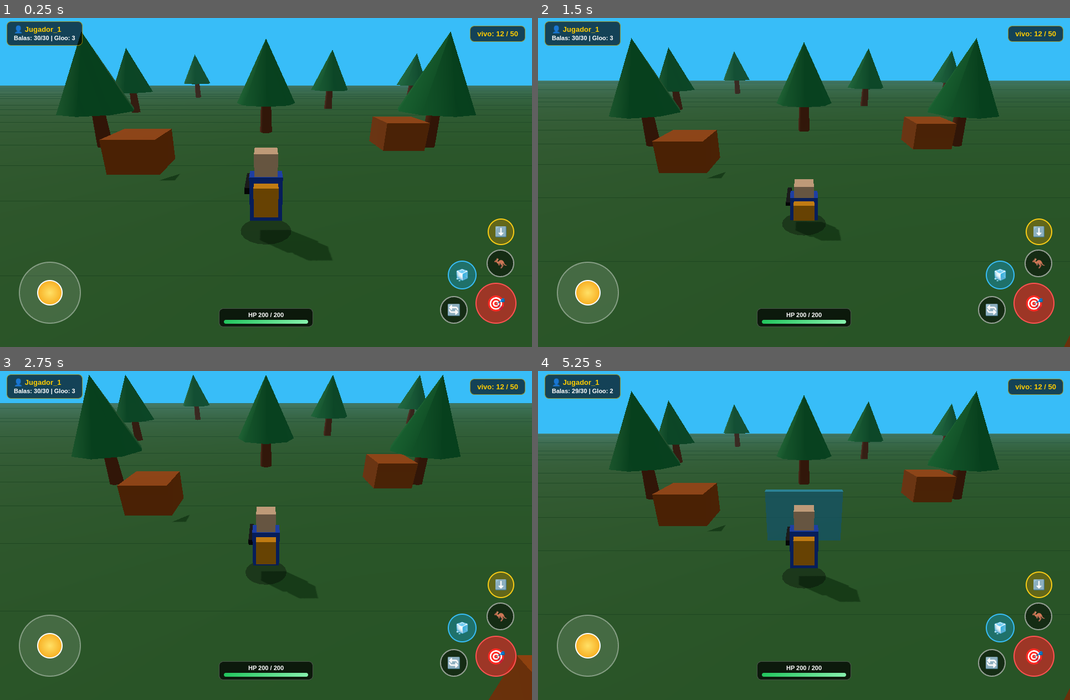
Above: before the commit, frames 1-4 (two rows, left to right).
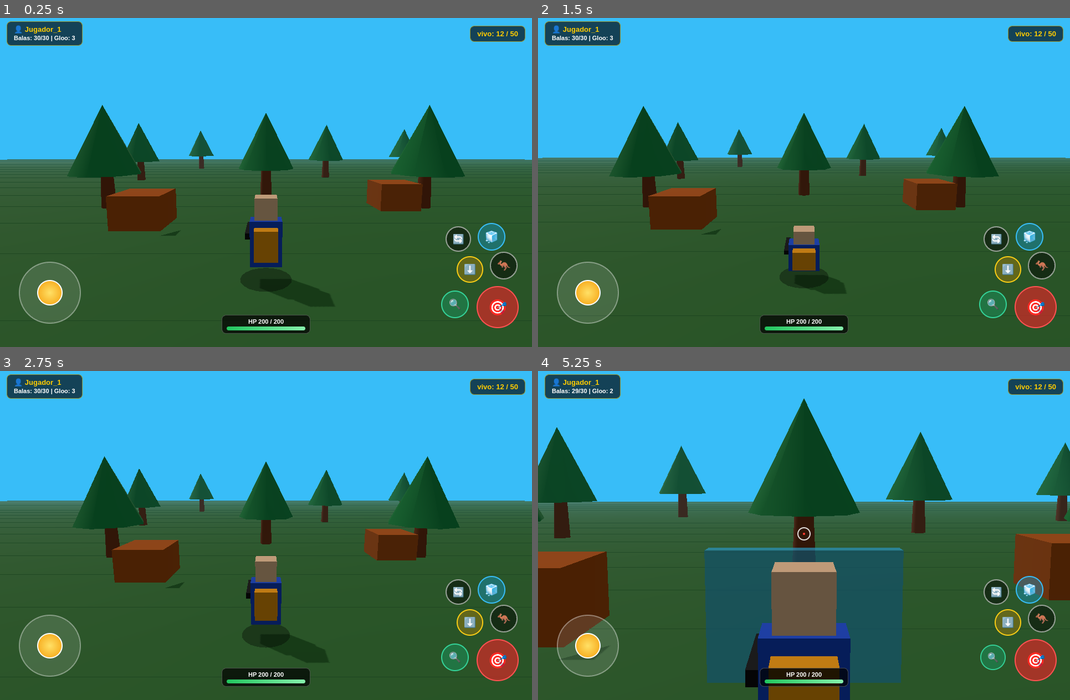
Above: after the commit, the same moments.

Repository: delvisvillalba5-cell/juego-servidor
Game: browser game, page index.html
Two runs of this game, one before a commit and one after it. Both use one fixed random seed, a clock stepped at 60 frames per second and the inputs below.
Inputs (mouse positions are in pixels of both pictures, inside the frame that each line leads up to):
- Up to frame 1 (0.25 s): no input
- Up to frame 2 (1.5 s): click (804, 179) at 0.27 s; click (804, 215) at 1.07 s; click "⬇️" at 1.27 s
- Up to frame 3 (2.75 s): click (159, 499) at 1.67 s; click "🦘" at 1.87 s; click (47, 647) at 2.02 s; press the mouse at (372, 482) at 2.27 s; release the mouse at (266, 466) at 2.4 s; click (383, 532) at 2.47 s
- Up to frame 4 (5.25 s): click (883, 601) at 2.87 s; click "🎯" at 3.07 s; click (671, 617) at 3.47 s; click "🔄" at 3.67 s; press the mouse at (804, 466) at 4.07 s; release the mouse at (750, 650) at 4.2 s; click "🧊" at 4.27 s; click "🔄" (after the commit: "🔍") at 4.52 s; click (963, 551) at 4.67 s; click "🎯" at 4.87 s

The runs differ from the first frame. In frame 1, 39% of the frame differs, in the area x 0-100%, y 4-96%; in frame 2, 37%; in frame 3, 45%; in frame 4, 51%, in the area x 0-100%, y 6-100%.

Commit message:
Actualizar index.html

Diff:
--- a/index.html
+++ b/index.html
@@ -30,6 +30,31 @@
             width: 100%;
             height: 100%;
         }
+        /* Retícula central (activa al apuntar) */
+        #crosshair {
+            position: absolute;
+            top: 50%;
+            left: 50%;
+            width: 24px;
+            height: 24px;
+            transform: translate(-50%, -50%);
+            border: 2px solid rgba(255, 255, 255, 0.85);
+            border-radius: 50%;
+            pointer-events: none;
+            z-index: 6;
+            display: none;
+        }
+        #crosshair::after {
+            content: '';
+            position: absolute;
+            top: 50%;
+            left: 50%;
+            width: 4px;
+            height: 4px;
+            background: #ff3b30;
+            border-radius: 50%;
+            transform: translate(-50%, -50%);
+        }
         /* HUD Superior */
         #hud-top {
             position: absolute;
@@ -54,10 +79,10 @@
         /* Barra de vida */
         #hud-hp {
             position: absolute;
-            bottom: 36px;
+            bottom: 24px;
             left: 50%;
             transform: translateX(-50%);
-            width: 170px;
+            width: 160px;
             background: rgba(0, 0, 0, 0.7);
             border: 1px solid rgba(255, 255, 255, 0.25);
             border-radius: 8px;
@@ -82,20 +107,31 @@
             height: 100%;
             background: linear-gradient(90deg, #22c55e, #86efac);
         }
-        /* Controles táctiles */
+        /* Capa de controles */
         .controls-layer {
             position: absolute;
             inset: 0;
             pointer-events: none;
             z-index: 5;
         }
+        /* Zona táctil derecha para girar cámara y apuntar */
+        #aim-zone {
+            position: absolute;
+            top: 0;
+            right: 0;
+            width: 55%;
+            height: 100%;
+            pointer-events: auto;
+            touch-action: none;
+            z-index: 4;
+        }
         .touch-btn {
             position: absolute;
             background: rgba(0, 0, 0, 0.48);
             border: 2px solid rgba(255, 255, 255, 0.55);
             border-radius: 50%;
-            width: 54px;
-            height: 54px;
+            width: 52px;
+            height: 52px;
             display: flex;
             align-items: center;
             justify-content: center;
@@ -103,49 +139,63 @@
             font-size: 20px;
             pointer-events: auto;
             touch-action: none;
-        }
-        .touch-btn:active {
-            transform: scale(0.9);
+            z-index: 6;
+        }
+        .touch-btn:active, .touch-btn.active {
+            transform: scale(0.92);
             background: rgba(255, 204, 0, 0.35);
-        }
+            border-color: #ffcc00;
+        }
+        /* Distribución estilo Free Fire a la derecha */
         #btn-disparo {
-            bottom: 42px;
-            right: 28px;
-            background: rgba(220, 38, 38, 0.65);
+            bottom: 34px;
+            right: 24px;
+            background: rgba(220, 38, 38, 0.68);
             border-color: #ff5252;
-            width: 74px;
-            height: 74px;
+            width: 76px;
+            height: 76px;
             font-size: 28px;
         }
-        #btn-salto {
-            bottom: 126px;
-            right: 32px;
+        #btn-mira {
+            bottom: 52px;
+            right: 114px;
             width: 50px;
             height: 50px;
+            border-color: #34d399;
+            background: rgba(16, 185, 129, 0.32);
+            font-size: 18px;
+        }
+        #btn-salto {
+            bottom: 122px;
+            right: 26px;
+            width: 50px;
+            height: 50px;
         }
         #btn-agachar {
-            bottom: 184px;
-            right: 32px;
+            bottom: 116px;
+            right: 88px;
             width: 48px;
             height: 48px;
             border-color: #facc15;
             background: rgba(202, 138, 4, 0.35);
             font-size: 18px;
         }
-        #btn-recargar {
-            bottom: 42px;
-            right: 116px;
+        #btn-gloo {
+            bottom: 174px;
+            right: 48px;
             width: 50px;
             height: 50px;
-        }
-        #btn-gloo {
-            bottom: 104px;
-            right: 100px;
-            width: 52px;
-            height: 52px;
             border-color: #38bdf8;
             background: rgba(14, 165, 233, 0.35);
         }
+        #btn-recargar {
+            bottom: 172px;
+            right: 110px;
+            width: 46px;
+            height: 46px;
+            font-size: 17px;
+        }
+        /* Joystick izquierdo para caminar */
         #joystick-base {
             position: absolute;
             bottom: 42px;
@@ -160,6 +210,7 @@
             display: flex;
             align-items: center;
             justify-content: center;
+            z-index: 6;
         }
         #joystick-stick {
             width: 46px;
@@ -173,6 +224,8 @@
 </head>
 <body>
     <div id="game-container">
+        <div id="crosshair"></div>
+
         <div id="hud-top">
             <div class="player-card">
                 👤 Jugador_1<br>
@@ -187,11 +240,15 @@
         </div>
 
         <div class="controls-layer">
+            <div id="aim-zone"></div>
+
             <div id="joystick-base"><div id="joystick-stick"></div></div>
+
+            <div class="touch-btn" id="btn-recargar">🔄</div>
+            <div class="touch-btn" id="btn-gloo">🧊</div>
             <div class="touch-btn" id="btn-agachar">⬇️</div>
-            <div class="touch-btn" id="btn-gloo">🧊</div>
             <div class="touch-btn" id="btn-salto">🦘</div>
-            <div class="touch-btn" id="btn-recargar">🔄</div>
+            <div class="touch-btn" id="btn-mira">🔍</div>
             <div class="touch-btn" id="btn-disparo">🎯</div>
         </div>
     </div>
@@ -199,6 +256,7 @@
     <script src="https://unpkg.com/three@0.160.0/build/three.min.js"></script>
     <script>
         const container = document.getElementById('game-container');
+        const crosshair = document.getElementById('crosshair');
 
         const scene = new THREE.Scene();
         scene.background = new THREE.Color(0x38bdf8);
@@ -283,7 +341,7 @@
         crearCajaCobertura(10, -8);
         crearCajaCobertura(-6, -6);
 
-        // Sombra en el suelo bajo el jugador para notar mejor la altura al saltar
+        // Sombra en el suelo bajo el jugador
         const sombraJugador = new THREE.Mesh(
             new THREE.CircleGeometry(0.75, 20),
             new THREE.MeshBasicMaterial({ color: 0x000000, transparent: true, opacity: 0.35 })
@@ -324,20 +382,25 @@
         jugadorMesh.add(cuerpo, cabeza, mochila, rifle);
         scene.add(jugadorMesh);
 
-        // Estado del jugador
+        // Estado del jugador y cámara
         let velY = 0;
         let enSuelo = true;
         let agachado = false;
+        let apuntando = false;
         let balas = 30;
         const maxBalas = 30;
         let glooRestantes = 3;
         const proyectiles = [];
 
+        let camYaw = 0;     // Rotación horizontal de cámara/mira
+        let camPitch = 0.22; // Altura vertical de cámara/mira
+        const sensibilidad = 0.0055;
+
         function actualizarHUD() {
             document.getElementById('hud-municion').textContent = `Balas: ${balas}/${maxBalas} | Gloo: ${glooRestantes}`;
         }
 
-        // Joystick
+        // 1. Joystick izquierdo (solo caminar)
         const joystickBase = document.getElementById('joystick-base');
         const joystickStick = document.getElementById('joystick-stick');
         let joyActivo = false, joyTouchId = null, joyX = 0, joyY = 0;
@@ -359,6 +422,7 @@
 
         joystickBase.addEventListener('touchstart', (e) => {
             e.preventDefault();
+            e.stopPropagation();
             joyActivo = true;
             joyTouchId = e.changedTouches[0].identifier;
             actualizarJoystick(e.changedTouches[0]);
@@ -366,6 +430,7 @@
 
         joystickBase.addEventListener('touchmove', (e) => {
             e.preventDefault();
+            e.stopPropagation();
             if (!joyActivo) return;
             for (const t of e.changedTouches) {
                 if (t.identifier === joyTouchId) actualizarJoystick(t);
@@ -383,7 +448,60 @@
         joystickBase.addEventListener('touchend', soltarJoystick);
         joystickBase.addEventListener('touchcancel', soltarJoystick);
 
-        // Acciones
+        // 2. Zona derecha para apuntar / girar cámara (multitouch independiente)
+        const aimZone = document.getElementById('aim-zone');
+        let aimTouchId = null;
+        let lastAimX = 0;
+        let lastAimY = 0;
+
+        function aplicarRotacionMira(deltaX, deltaY, factorVertical = 1) {
+            camYaw -= deltaX * sensibilidad;
+            camPitch = Math.max(-0.25, Math.min(0.75, camPitch + deltaY * sensibilidad * factorVertical));
+            jugadorMesh.rotation.y = camYaw;
+        }
+
+        aimZone.addEventListener('touchstart', (e) => {
+            e.preventDefault();
+            if (aimTouchId !== null) return;
+            const t = e.changedTouches[0];
+            aimTouchId = t.identifier;
+            lastAimX = t.clientX;
+            lastAimY = t.clientY;
+        }, { passive: false });
+
+        aimZone.addEventListener('touchmove', (e) => {
+            e.preventDefault();
+            if (aimTouchId === null) return;
+            for (const t of e.changedTouches) {
+                if (t.identifier === aimTouchId) {
+                    const dx = t.clientX - lastAimX;
+                    const dy = t.clientY - lastAimY;
+                    lastAimX = t.clientX;
+                    lastAimY = t.clientY;
+                    aplicarRotacionMira(dx, dy, 1);
+                }
+            }
+        }, { passive: false });
+
+        function soltarMira(e) {
+            for (const t of e.changedTouches) {
+                if (t.identifier === aimTouchId) {
+                    aimTouchId = null;
+                }
+            }
+        }
+        aimZone.addEventListener('touchend', soltarMira);
+        aimZone.addEventListener('touchcancel', soltarMira);
+
+        // 3. Disparo continuo + arrastre de mira (subir mira)
+        const btnDisparo = document.getElementById('btn-disparo');
+        let disparando = false;
+        let fireTouchId = null;
+        let lastFireX = 0;
+        let lastFireY = 0;
+        let ultimoDisparoTime = 0;
+        const intervaloDisparo = 140; // ms entre balas en ráfaga
+
         function disparar() {
             if (balas <= 0) return;
             balas--;
@@ -400,9 +518,70 @@
                 jugadorMesh.position.z + dir.z * 1.4
             );
             scene.add(balaMesh);
-            proyectiles.push({ mesh: balaMesh, vx: dir.x * 1.35, vz: dir.z * 1.35, vida: 50 });
-        }
-
+            proyectiles.push({ mesh: balaMesh, vx: dir.x * 1.45, vz: dir.z * 1.45, vida: 50 });
+        }
+
+        btnDisparo.addEventListener('touchstart', (e) => {
+            e.preventDefault();
+            e.stopPropagation();
+            const t = e.changedTouches[0];
+            fireTouchId = t.identifier;
+            lastFireX = t.clientX;
+            lastFireY = t.clientY;
+            disparando = true;
+            btnDisparo.classList.add('active');
+            disparar();
+            ultimoDisparoTime = performance.now();
+        }, { passive: false });
+
+        btnDisparo.addEventListener('touchmove', (e) => {
+            e.preventDefault();
+            e.stopPropagation();
+            if (!disparando) return;
+            for (const t of e.changedTouches) {
+                if (t.identifier === fireTouchId) {
+                    const dx = t.clientX - lastFireX;
+                    const dy = t.clientY - lastFireY;
+                    lastFireX = t.clientX;
+                    lastFireY = t.clientY;
+                    aplicarRotacionMira(dx * 0.75, dy * 0.75, 1.15);
+                }
+            }
+        }, { passive: false });
+
+        function soltarDisparo(e) {
+            for (const t of e.changedTouches) {
+                if (t.identifier === fireTouchId) {
+                    disparando = false;
+                    fireTouchId = null;
+                    btnDisparo.classList.remove('active');
+                }
+            }
+        }
+        btnDisparo.addEventListener('touchend', soltarDisparo);
+        btnDisparo.addEventListener('touchcancel', soltarDisparo);
+        btnDisparo.addEventListener('mousedown', () => {
+            disparando = true;
+            disparar();
+            ultimoDisparoTime = performance.now();
+        });
+        window.addEventListener('mouseup', () => { disparando = false; });
+
+        // 4. Botón Mira / Zoom
+        const btnMira = document.getElementById('btn-mira');
+        function toggleMira() {
+            apuntando = !apuntando;
+            btnMira.classList.toggle('active', apuntando);
+            crosshair.style.display = apuntando ? 'block' : 'none';
+        }
+        btnMira.addEventListener('touchstart', (e) => {
+            e.preventDefault();
+            e.stopPropagation();
+            toggleMira();
+        }, { passive: false });
+        btnMira.addEventListener('click', toggleMira);
+
+        // 5. Otras acciones
         function ponerGloo() {
             if (glooRestantes <= 0) return;
             glooRestantes--;
@@ -457,18 +636,36 @@
             el.addEventListener('click', fn);
         }
 
-        vincularBoton('btn-disparo', disparar);
         vincularBoton('btn-gloo', ponerGloo);
         vincularBoton('btn-recargar', recargar);
         vincularBoton('btn-salto', saltar);
         vincularBoton('btn-agachar', toggleAgachar);
 
-        function animar() {
+        function animar(ahora = 0) {
             requestAnimationFrame(animar);
 
+            // Ráfaga al mantener presionado el botón de disparo
+            if (disparando && ahora - ultimoDisparoTime >= intervaloDisparo) {
+                disparar();
+                ultimoDisparoTime = ahora;
+            }
+
+            // Movimiento relativo a la dirección de la cámara/mira
             const velocidad = agachado ? 0.14 : 0.22;
-            const nextX = jugadorMesh.position.x + joyX * velocidad;
-            const nextZ = jugadorMesh.position.z + joyY * velocidad;
+            const forwardX = Math.sin(camYaw);
+            const forwardZ = Math.cos(camYaw);
+            const rightX = Math.cos(camYaw);
+            const rightZ = -Math.sin(camYaw);
+
+            // joyY negativo es empujar joystick hacia arriba (avanzar)
+            const moveForward = -joyY;
+            const moveRight = joyX;
+
+            const moveVecX = forwardX * moveForward + rightX * moveRight;
+            const moveVecZ = forwardZ * moveForward + rightZ * moveRight;
+
+            const nextX = jugadorMesh.position.x + moveVecX * velocidad;
+            const nextZ = jugadorMesh.position.z + moveVecZ * velocidad;
 
             let bloqueado = false;
             for (const obs of obstaculos) {
@@ -483,9 +680,7 @@
                 jugadorMesh.position.z = Math.max(-62, Math.min(62, nextZ));
             }
 
-            if (Math.hypot(joyX, joyY) > 0.08) {
-                jugadorMesh.rotation.y = Math.atan2(joyX, joyY);
-            }
+            jugadorMesh.rotation.y = camYaw;
 
             // Salto y gravedad
             if (!enSuelo) {
@@ -516,23 +711,27 @@
                 }
             }
 
-            // Cámara en tercera persona
-            const camOffset = new THREE.Vector3(0, 5.2, -8.5).applyAxisAngle(
-                new THREE.Vector3(0, 1, 0),
-                jugadorMesh.rotation.y
-            );
-            camera.position.lerp(
-                new THREE.Vector3(
-                    jugadorMesh.position.x + camOffset.x,
-                    jugadorMesh.position.y + camOffset.y,
-                    jugadorMesh.position.z + camOffset.z
-                ),
-                0.12
-            );
+            // Zoom suave de mira
+            const targetFov = apuntando ? 36 : 60;
+            if (Math.abs(camera.fov - targetFov) > 0.2) {
+                camera.fov += (targetFov - camera.fov) * 0.18;
+                camera.updateProjectionMatrix();
+            }
+
+            // Cámara en tercera persona siguiendo camYaw y camPitch
+            const distCam = apuntando ? 5.2 : 8.5;
+            const alturaCam = 2.2 + Math.sin(camPitch) * distCam;
+            const horizDist = Math.cos(camPitch) * distCam;
+
+            const camTargetX = jugadorMesh.position.x - Math.sin(camYaw) * horizDist;
+            const camTargetY = jugadorMesh.position.y + alturaCam;
+            const camTargetZ = jugadorMesh.position.z - Math.cos(camYaw) * horizDist;
+
+            camera.position.lerp(new THREE.Vector3(camTargetX, camTargetY, camTargetZ), 0.18);
             camera.lookAt(
-                jugadorMesh.position.x,
-                jugadorMesh.position.y + 1.6,
-                jugadorMesh.position.z
+                jugadorMesh.position.x + Math.sin(camYaw) * 6,
+                jugadorMesh.position.y + 1.5 + Math.sin(camPitch) * 3,
+                jugadorMesh.position.z + Math.cos(camYaw) * 6
             );
 
             renderer.render(scene, camera);
